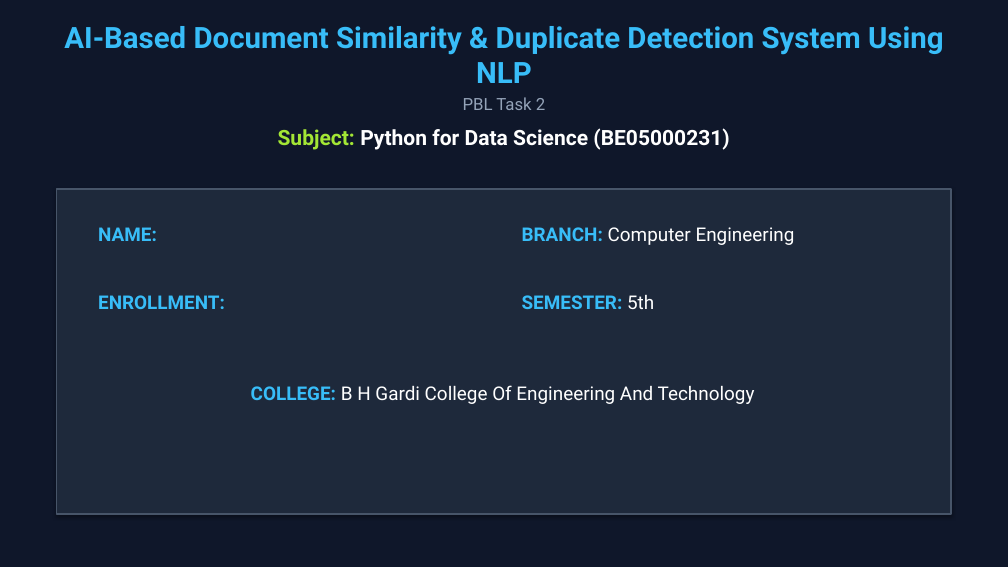
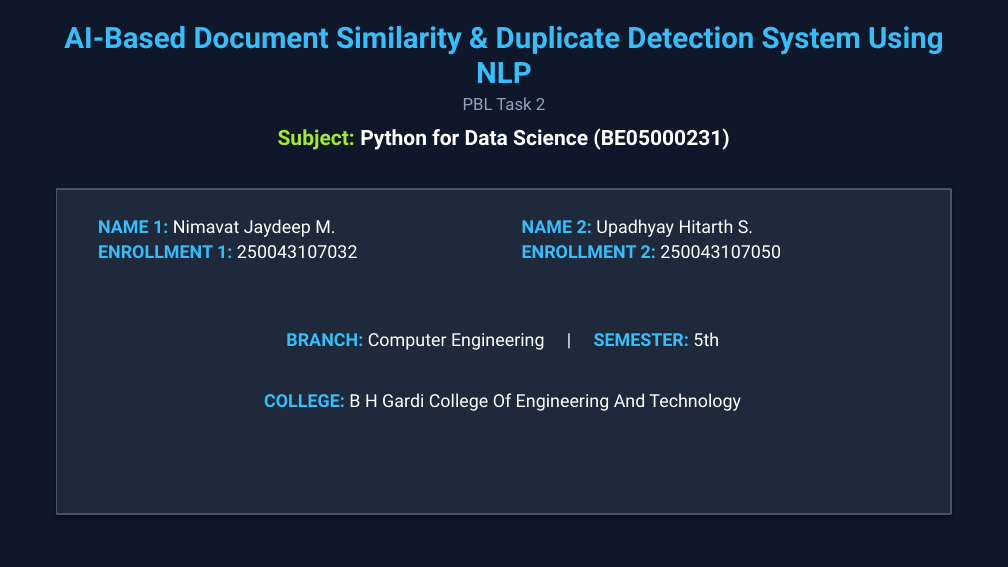
Before and after one commit to Jaydeep131/DocumentSimilarityDetector, a slide deck: slide 1 of AI_Document_OCR_Scanner_Similarity_Detector_PBL.pptx. Drawn at 1008x567 pixels with LibreOffice and Linux fonts; fonts in the diff are those of the drawing. Boxes give left, top, right and bottom in pixels: in the first picture for what was removed or moved away, otherwise in the second. Text is boxed around its words. In the diff, an @@ line names an element or a change of style, - is before the commit and + after.

Commit message:
Update Title Slide to support two group members side-by-side

```diff
--- a/AI_Document_OCR_Scanner_Similarity_Detector_PBL.pptx
+++ b/AI_Document_OCR_Scanner_Similarity_Detector_PBL.pptx
@@ text at [98, 219, 358, 258]: text changed; size 18 to 17 pt; text colour #38BDF8 to #FFFFFF; bold off @@
-NAME:
+NAME 1: Nimavat Jaydeep M.
+ENROLLMENT 1: 250043107032
@@ text at [522, 219, 781, 258]: text changed; size 18 to 17 pt @@
-BRANCH: Computer Engineering
+NAME 2: Upadhyay Hitarth S.
+ENROLLMENT 2: 250043107050
@@ text removed at [98, 295, 225, 309] @@
-ENROLLMENT:
@@ text at [286, 332, 719, 350]: text changed; size 18 to 17 pt; text colour #38BDF8 to #FFFFFF; bold off @@
-SEMESTER: 5th
+BRANCH: Computer Engineering | SEMESTER: 5th
@@ text "COLLEGE: B H Gardi College ...": place and size @@
-text "COLLEGE: B H Gardi College ..." at [251, 385, 755, 404]
+text "COLLEGE: B H Gardi College ..." at [264, 393, 741, 411]
@@ text "COLLEGE: B H Gardi College ..." at [264, 393, 741, 411]: size 18 to 17 pt @@
```
Also in this commit, not shown: 2 other files.
